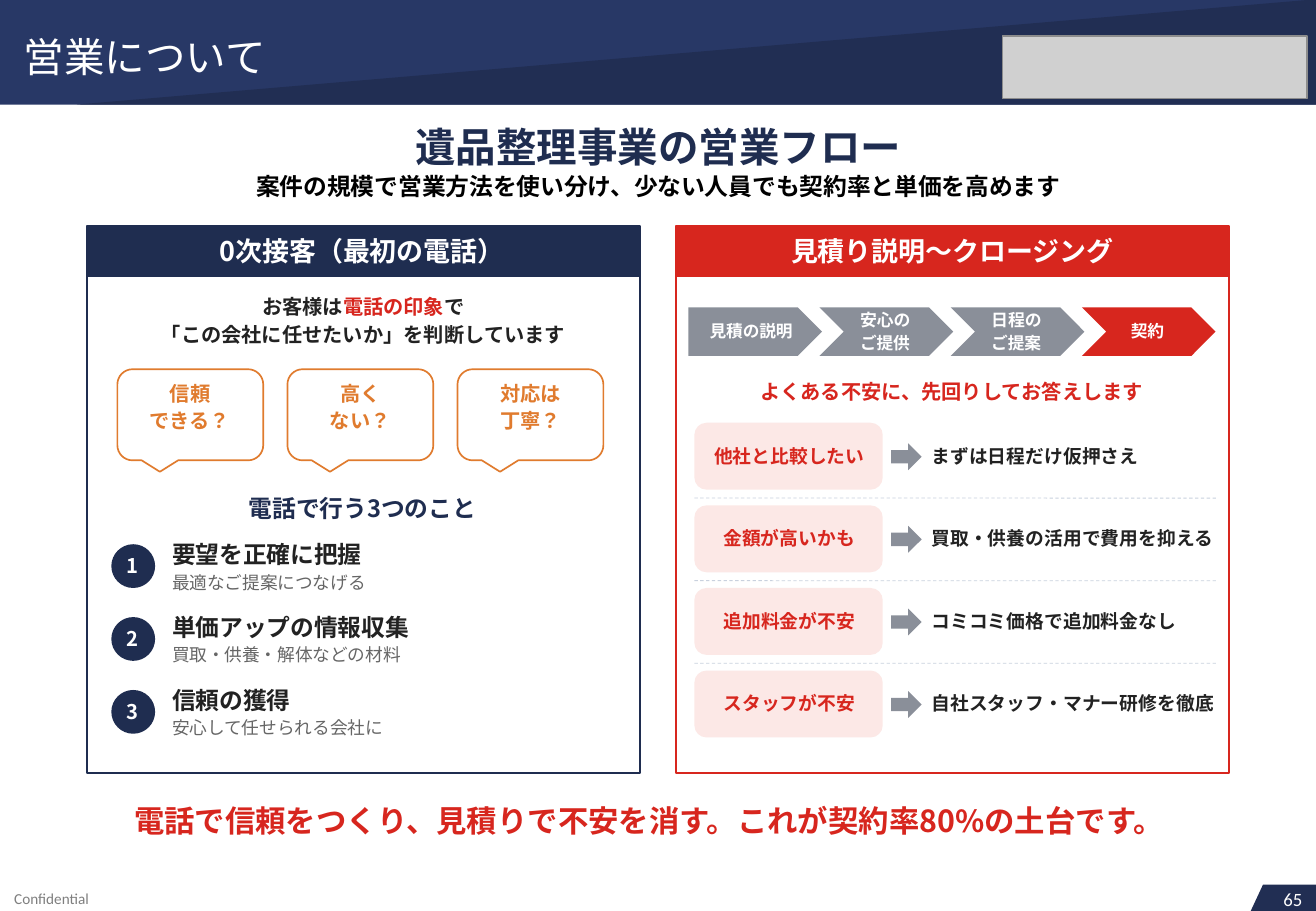
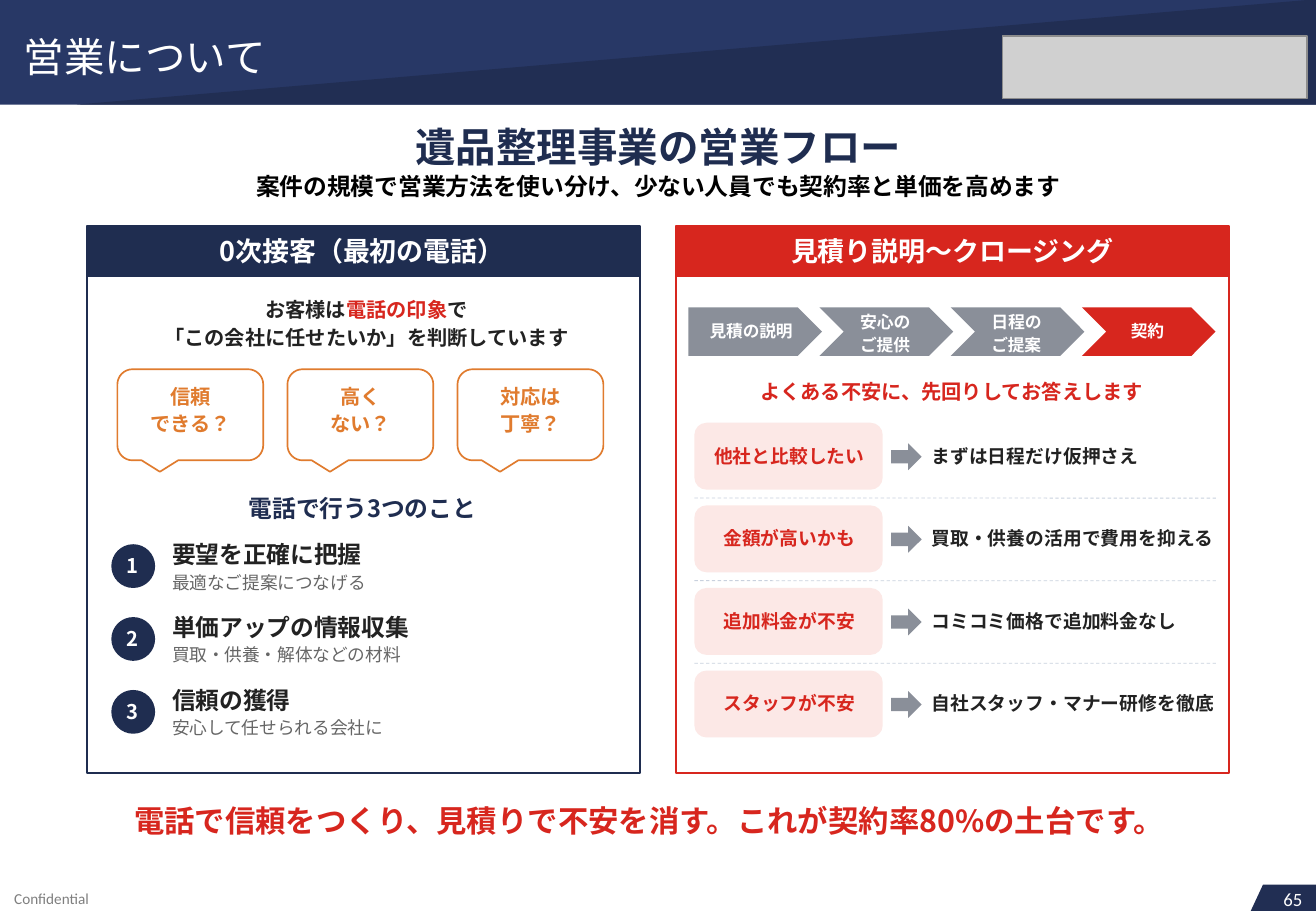
Before and after one commit to soshiro-iki-sys/-, a slide deck: slide 40 of proposals/REVIVAL_LINK様_ご提案書.pptx. Drawn at 1316x911 pixels with LibreOffice and Linux fonts; fonts in the diff are those of the drawing; grey boxes stand for pictures. Boxes give left, top, right and bottom in pixels: in the first picture for what was removed or moved away, otherwise in the second. Text is boxed around its words. In the diff, an @@ line names an element or a change of style, - is before the commit and + after.

```diff
--- a/proposals/REVIVAL_LINK様_ご提案書.pptx
+++ b/proposals/REVIVAL_LINK様_ご提案書.pptx
@@ text "お客様は電話の印象で": place and size @@
-text "お客様は電話の印象で" at box(262, 296, 464, 316)
+text "お客様は電話の印象で" at box(164, 299, 568, 347)
@@ text at box(265, 299, 467, 319): alignment left to centre; line spacing 1 to 16.6pt @@
@@ text removed at box(161, 324, 565, 344) @@
-「この会社に任せたいか」を判断しています
@@ text at box(164, 327, 568, 347): paragraph added @@
+「この会社に任せたいか」を判断しています
@@ text at box(860, 314, 910, 353): text changed @@
-安心の
+安心のご提供
@@ text at box(991, 314, 1041, 353): text changed @@
-日程の
+日程のご提案
@@ text removed at box(860, 335, 910, 351) @@
-ご提供
@@ text removed at box(991, 335, 1041, 351) @@
-ご提案
@@ text "信頼": place and size @@
-text "信頼" at box(170, 384, 210, 403)
+text "信頼" at box(151, 387, 232, 433)
@@ text at box(171, 387, 211, 406): alignment left to centre; line spacing 1 to 16.1pt @@
@@ text "高く": place and size @@
-text "高く" at box(340, 383, 380, 403)
+text "高く" at box(330, 386, 391, 433)
@@ text at box(340, 386, 380, 406): alignment left to centre; line spacing 1 to 16.1pt @@
@@ text at box(500, 387, 561, 433): text changed @@
-対応は
+対応は丁寧？
@@ text removed at box(150, 411, 231, 430) @@
-できる？
@@ text at box(151, 414, 232, 433): paragraph added @@
+できる？
@@ text at box(330, 414, 391, 433): paragraph added @@
+ない？
@@ text removed at box(330, 411, 391, 430) @@
-ない？
@@ text removed at box(500, 411, 561, 430) @@
-丁寧？
```
Also in this commit, not shown: 56 other slides changed, 2 other files.
